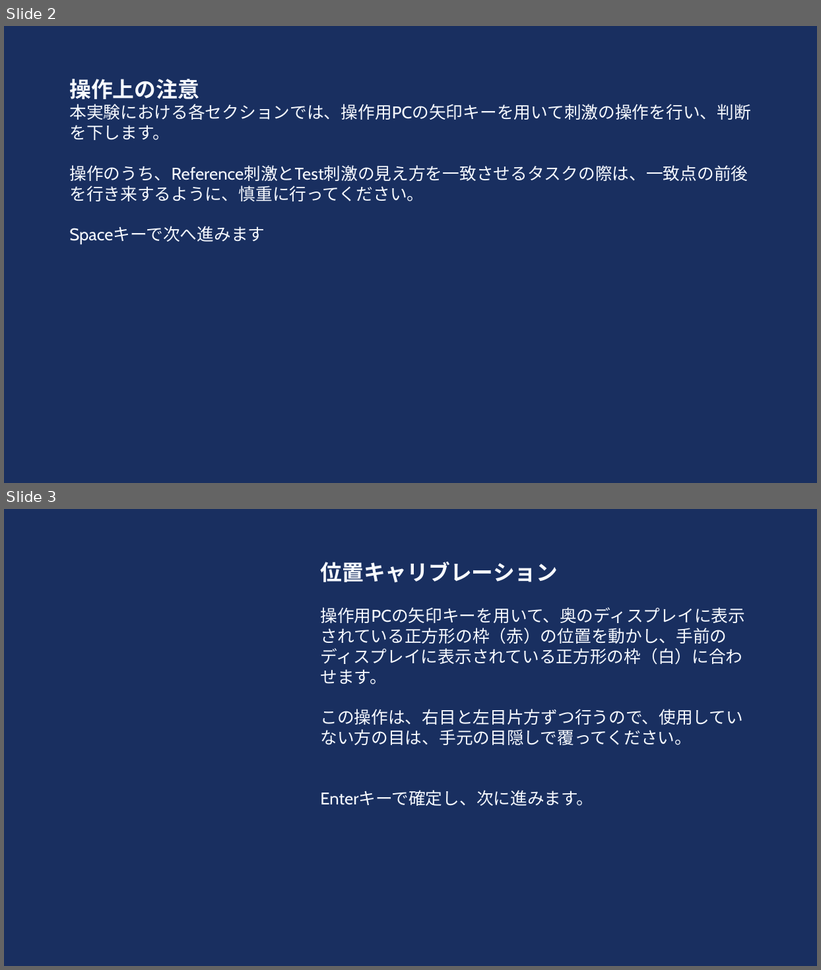
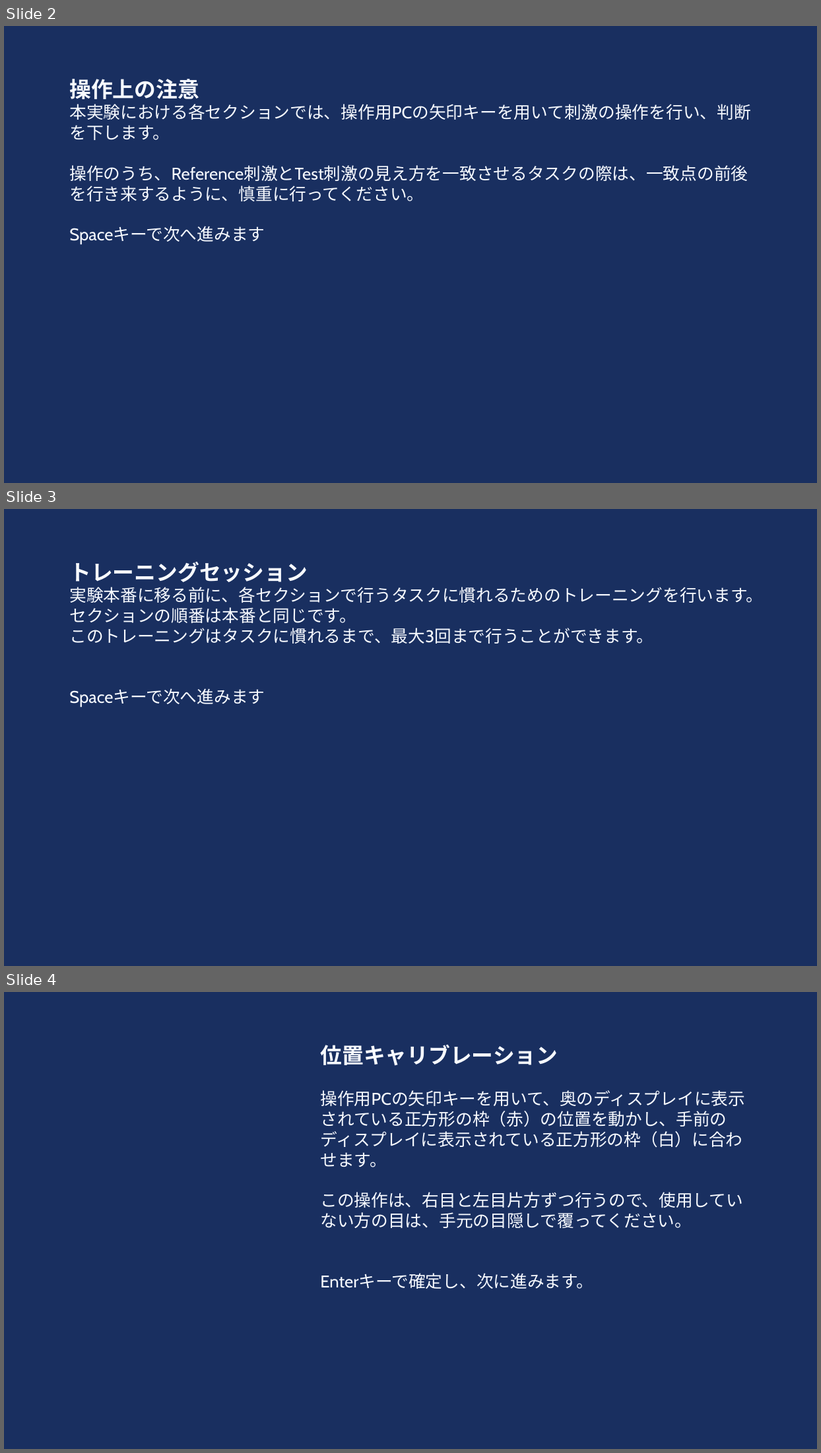
Before and after one commit to HAMADAKAZUKI2423/lab, a slide deck: tex/ethicsreview/ethics_review_visibility/別紙2評価実験説明.pptx. Shown one above the other, each under a label of ours: slides 2 and 3 before the commit, slides 2, 3 and 4 after it. The pictures are 821x970 and 821x1453 pixels, drawn with LibreOffice and Linux fonts; fonts in the diff are those of the drawing. Boxes give left, top, right and bottom in pixels: in the first picture for what was removed or moved away, otherwise in the second. Text is boxed around its words. In the diff, an @@ line names an element or a change of style, - is before the commit and + after.

Commit message:
feat: トレーニングセッション追加

```diff
--- a/tex/ethicsreview/ethics_review_visibility/別紙2評価実験説明.pptx
+++ b/tex/ethicsreview/ethics_review_visibility/別紙2評価実験説明.pptx
@@ slide 3 added at bbox=[4, 509, 817, 966], background #192F60 @@
@@ text added at bbox=[69, 562, 763, 707], 20 pt, text #F7FAFF @@
+トレーニングセッション
+実験本番に移る前に、各セクションで行うタスクに慣れるためのトレーニングを行います。
+セクションの順番は本番と同じです。
+このトレーニングはタスクに慣れるまで、最大3回まで行うことができます。
+Spaceキーで次へ進みます
@@ what was slide 3 is now slide 4 @@
```
Also in this commit, not shown: 1 other slide added, 4 slides removed.
